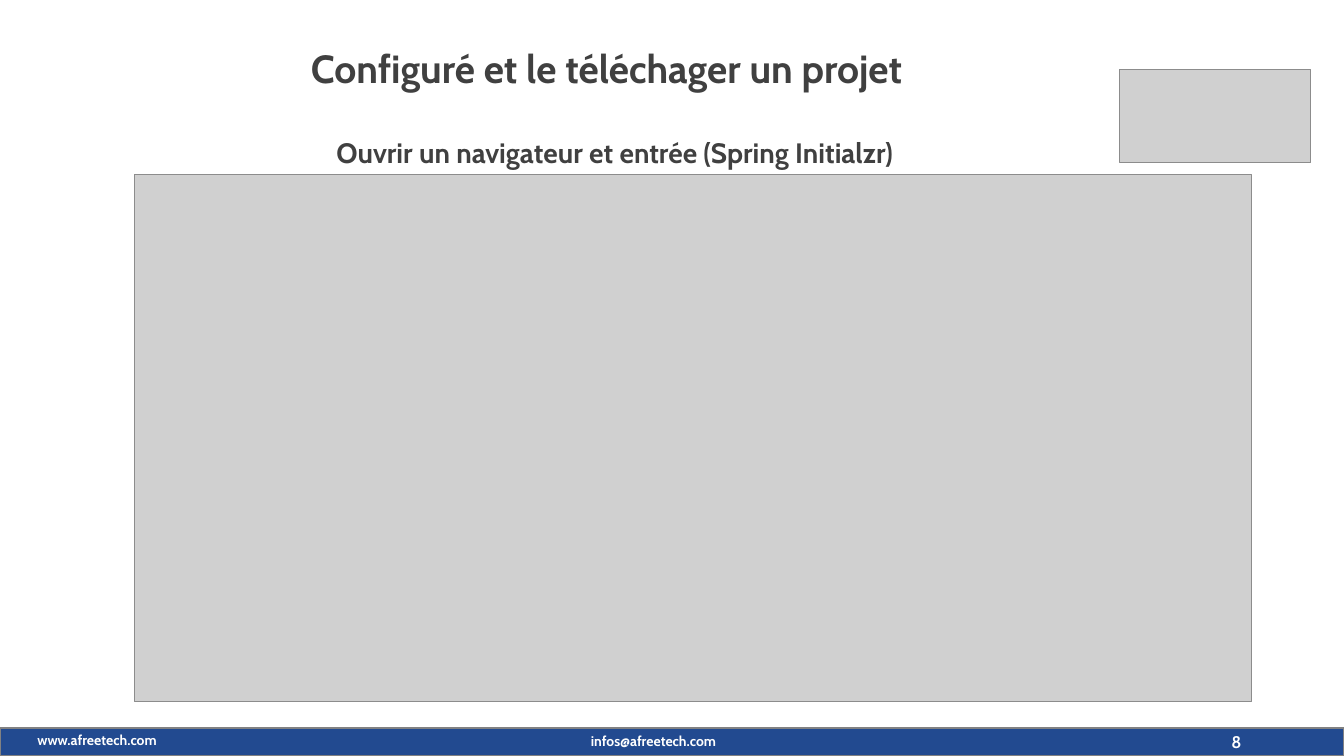
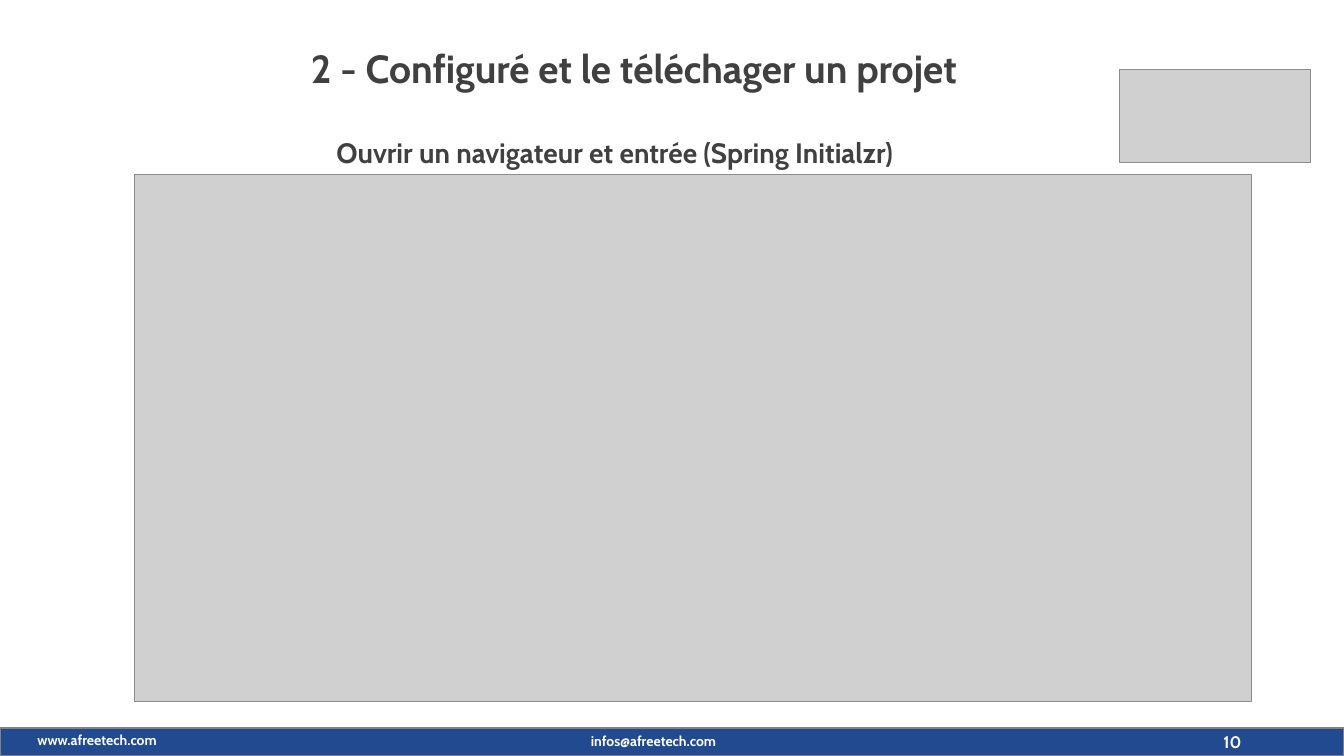
Before and after one commit to maximedorlin/maximedorlin, a slide deck: slide 10 of sprint boot.pptx (slide 8 before the commit). Drawn at 1344x756 pixels with LibreOffice and Linux fonts; fonts in the diff are those of the drawing; grey boxes stand for pictures; background and template pictures are left out. Boxes give left, top, right and bottom in pixels: in the first picture for what was removed or moved away, otherwise in the second. Text is boxed around its words. In the diff, an @@ line names an element or a change of style, - is before the commit and + after.

```diff
--- a/sprint boot.pptx
+++ b/sprint boot.pptx
@@ text at (311,53,956,93): text changed @@
-Configuré et le téléchager un projet
+2 - Configuré et le téléchager un projet
@@ page number at (1223,736,1241,748): text changed @@
-8
+10
```
Also in this commit, not shown: 7 other slides changed, 3 slides added, 5 slides removed.
